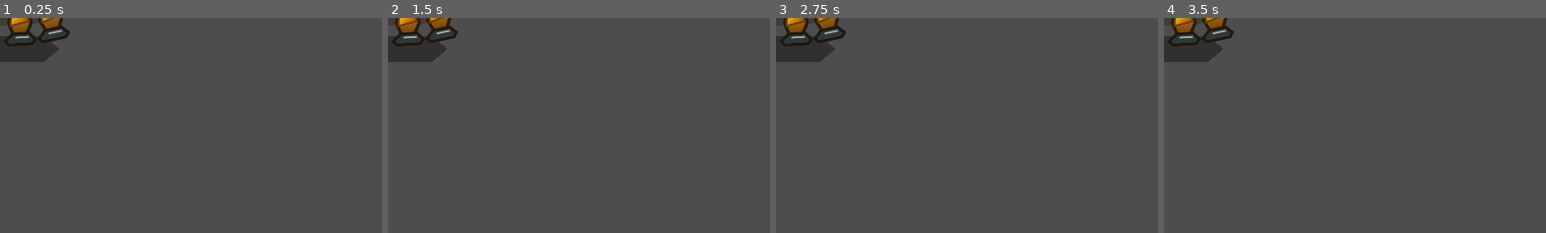
Above: before the commit, frames 1-4 (left to right).
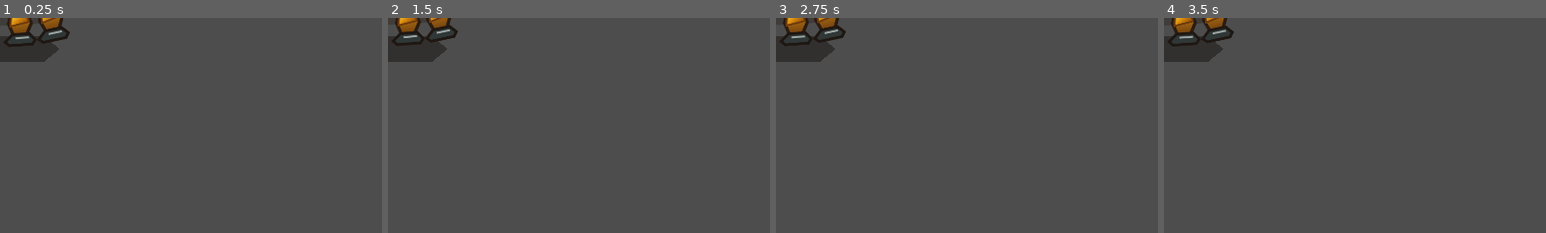
Above: after the commit, the same moments.

Repository: motomotoo1997-art/monster-quest
Game: Godot game, scene res://scenes/enemies/GoldBarTank.tscn
Two runs of this game, one before a commit and one after it. Both use one fixed random seed, a clock stepped at 60 frames per second and the inputs below. This scene is started directly instead of the project's main scene.
Inputs (mouse positions are % of the whole screen's width and height, from its top left):
- Up to frame 1 (0.25 s): no input
- Up to frame 2 (1.5 s): tap Enter at 0.5 s; move the mouse to (72, 45) at 0.52 s; hold D (move_right) 0.53-1.28 s; tap E (ability_e) at 0.6 s; tap Space (dash) at 1.25 s; move the mouse to (30, 55) at 1.27 s; hold S (move_down) from 1.28 s (still down); tap Q (ability_q) at 1.35 s
- Up to frame 3 (2.75 s): tap Enter at 2 s; move the mouse to (60, 28) at 2.02 s; release S (move_down) at 2.03 s; hold D (move_right) from 2.03 s (still down); tap R (ability_r) at 2.1 s
- Up to frame 4 (3.5 s): tap Space (dash) at 2.75 s; move the mouse to (45, 70) at 2.77 s; release D (move_right) at 2.78 s; hold W (move_up) from 2.78 s (still down); tap 1 (build_1) at 2.85 s
The pictures show only the part of the screen within x 0-50%, y 0-50%; the shares and areas given below are measured in that part.

The runs differ from the first frame. In frame 1, 0.2% of the frame differs, in the area x 2-18%, y 0-14%; in frame 2, 0.2%; in frame 3, 0.1%; in frame 4, less than 0.1%.
Error before the commit: Invalid assignment of property or key 'color' with value of type 'Color' on a base object of type 'null instance'. (res://scripts/enemies/gold_bar_tank.gd:162)

Commit message:
vfx: replace boss wedge laser with clean warning and beam lines

Diff:
--- a/gold-rush-roguelike/scripts/enemies/gold_bar_tank.gd
+++ b/gold-rush-roguelike/scripts/enemies/gold_bar_tank.gd
@@ -44,7 +44,9 @@
 @onready var weapon_component: WeaponComponent = $WeaponComponent
 @onready var muzzle: Marker2D = $Muzzle
 @onready var charge_telegraph: Node2D = $ChargeTelegraph
-@onready var charge_beam: Polygon2D = $ChargeTelegraph/Beam
+@onready var warning_line: Line2D = $ChargeTelegraph/WarningLine
+@onready var beam_glow: Line2D = $ChargeTelegraph/BeamGlow
+@onready var beam_core: Line2D = $ChargeTelegraph/BeamCore
 @onready var charge_light: PointLight2D = $ChargeTelegraph/ChargeLight
 @onready var slam_telegraph: Node2D = $SlamTelegraph
 @onready var slam_light: PointLight2D = $SlamTelegraph/SlamLight
@@ -145,12 +147,20 @@
 		State.CHARGE_TELEGRAPH:
 			var pulse := 0.5 + 0.5 * sin(_visual_time * 15.0)
 			target_scale = _visual_base_scale * (1.0 + pulse * 0.035)
-			charge_beam.color = Color(1.0, 0.26, 0.04, 0.24 + pulse * 0.22)
+			warning_line.default_color = Color(1.0, 0.56, 0.08, 0.52 + pulse * 0.38)
+			warning_line.width = 3.0 + pulse * 2.0
+			beam_glow.default_color = Color(1.0, 0.28, 0.03, 0.04 + pulse * 0.05)
+			beam_core.default_color = Color(1.0, 0.96, 0.72, 0.03 + pulse * 0.05)
 			charge_light.energy = 1.25 + pulse * 1.15
 			charge_light.texture_scale = 0.90 + pulse * 0.18
 		State.CHARGE:
 			target_scale = Vector2(_visual_base_scale.x * 0.94, _visual_base_scale.y * 1.07)
-			charge_beam.color = Color(1.0, 0.58, 0.12, 0.82)
+			warning_line.default_color = Color(1.0, 0.42, 0.04, 0.32)
+			warning_line.width = 5.0
+			beam_glow.default_color = Color(1.0, 0.22, 0.02, 0.34)
+			beam_glow.width = 30.0
+			beam_core.default_color = Color(1.0, 0.98, 0.78, 0.98)
+			beam_core.width = 12.0
 			charge_light.energy = 2.55
 			charge_light.texture_scale = 1.12
 		State.SLAM:
@@ -159,7 +169,12 @@
 			slam_light.energy = 1.05 + slam_pulse * 1.45
 			slam_light.texture_scale = 1.35 + slam_pulse * 0.22
 		_:
-			charge_beam.color = Color(1.0, 0.22, 0.04, 0.26)
+			warning_line.default_color = Color(1.0, 0.56, 0.08, 0.46)
+			warning_line.width = 4.0
+			beam_glow.default_color = Color(1.0, 0.25, 0.03, 0.08)
+			beam_glow.width = 28.0
+			beam_core.default_color = Color(1.0, 0.97, 0.76, 0.06)
+			beam_core.width = 10.0
 			charge_light.energy = 1.0
 			slam_light.energy = 0.9
 	visual_sprite.position = _visual_base_position + Vector2(0.0, bob)
